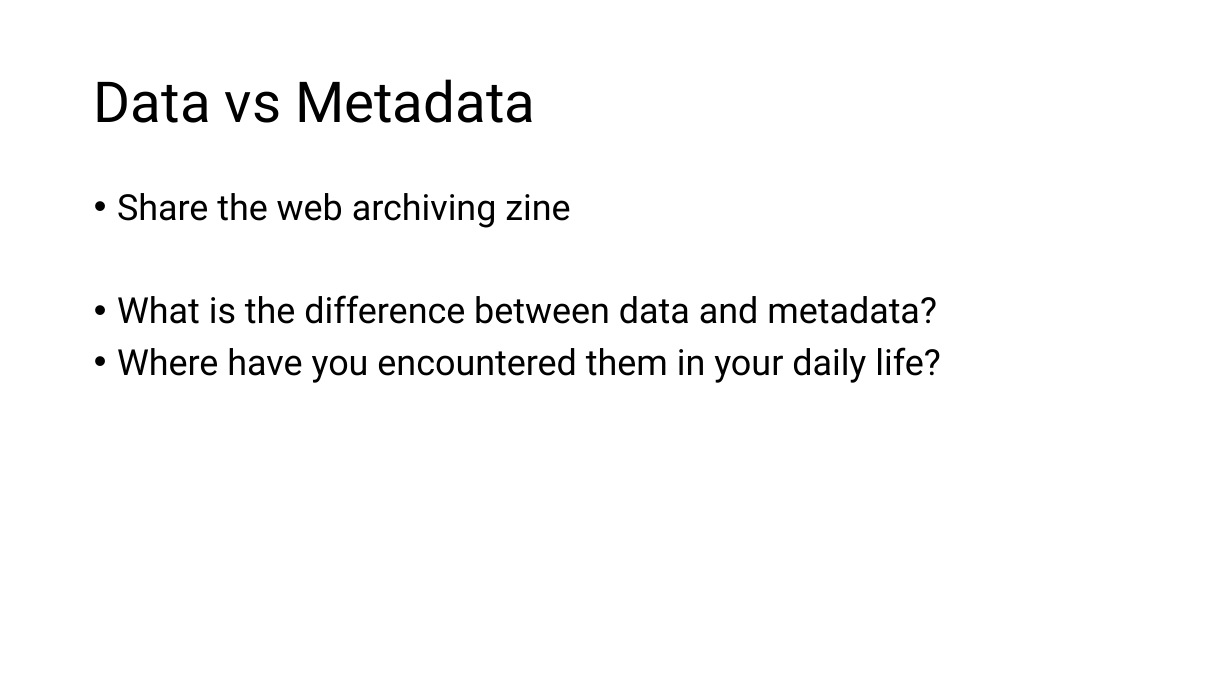
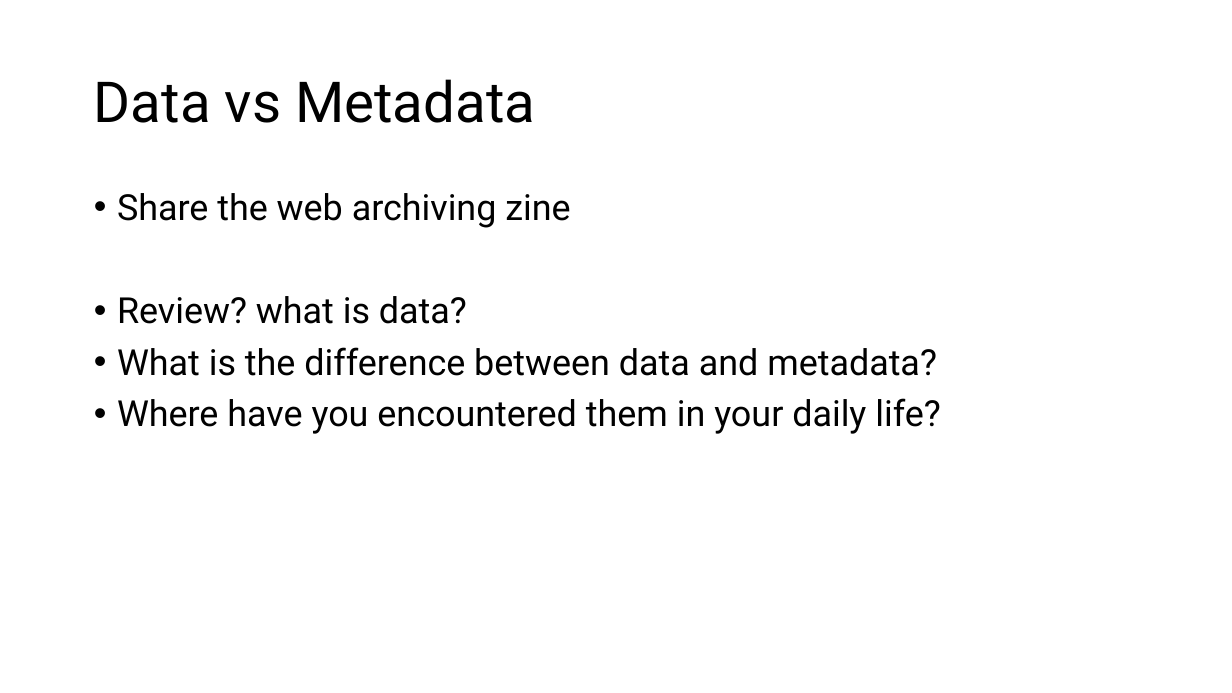
Before and after one commit to walshbr/data-for-the-rest-of-us, a slide deck: slide 2 of resources/week-3/description.pptx. Drawn at 1232x693 pixels with LibreOffice and Linux fonts; fonts in the diff are those of the drawing. Boxes give left, top, right and bottom in pixels: in the first picture for what was removed or moved away, otherwise in the second. Text is boxed around its words. In the diff, an @@ line names an element or a change of style, - is before the commit and + after.

Commit message:
update

```diff
--- a/resources/week-3/description.pptx
+++ b/resources/week-3/description.pptx
@@ text at (x1=117, y1=296, x2=467, y2=324): paragraph added @@
+• Review? what is data?
```
